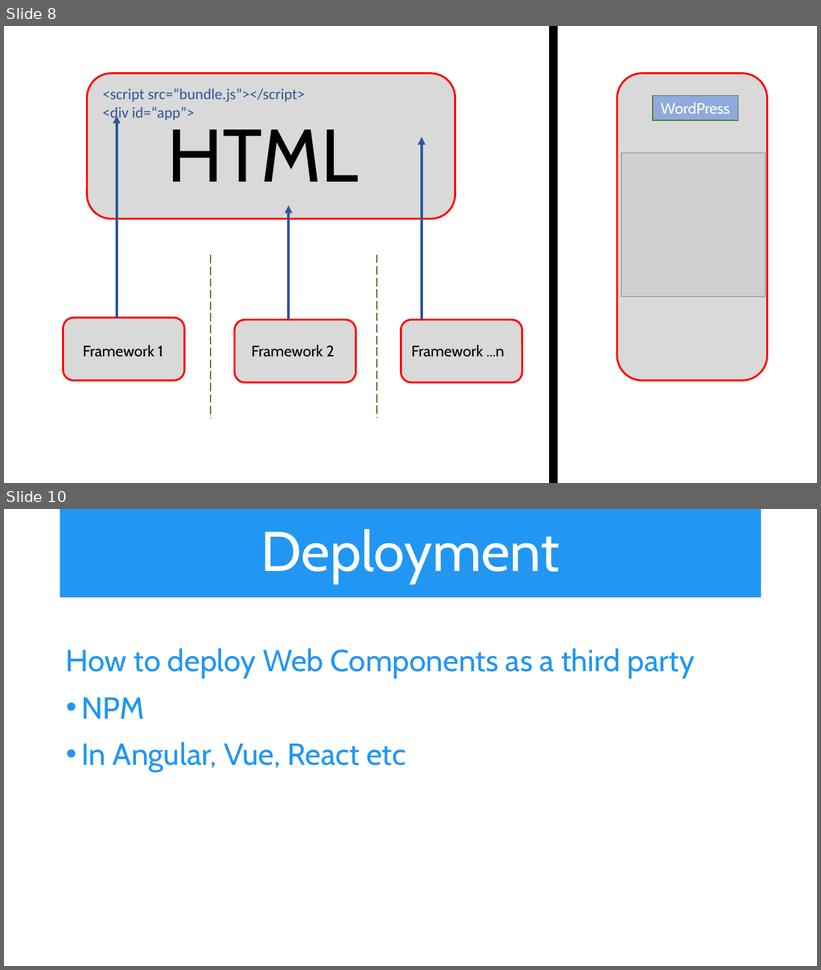
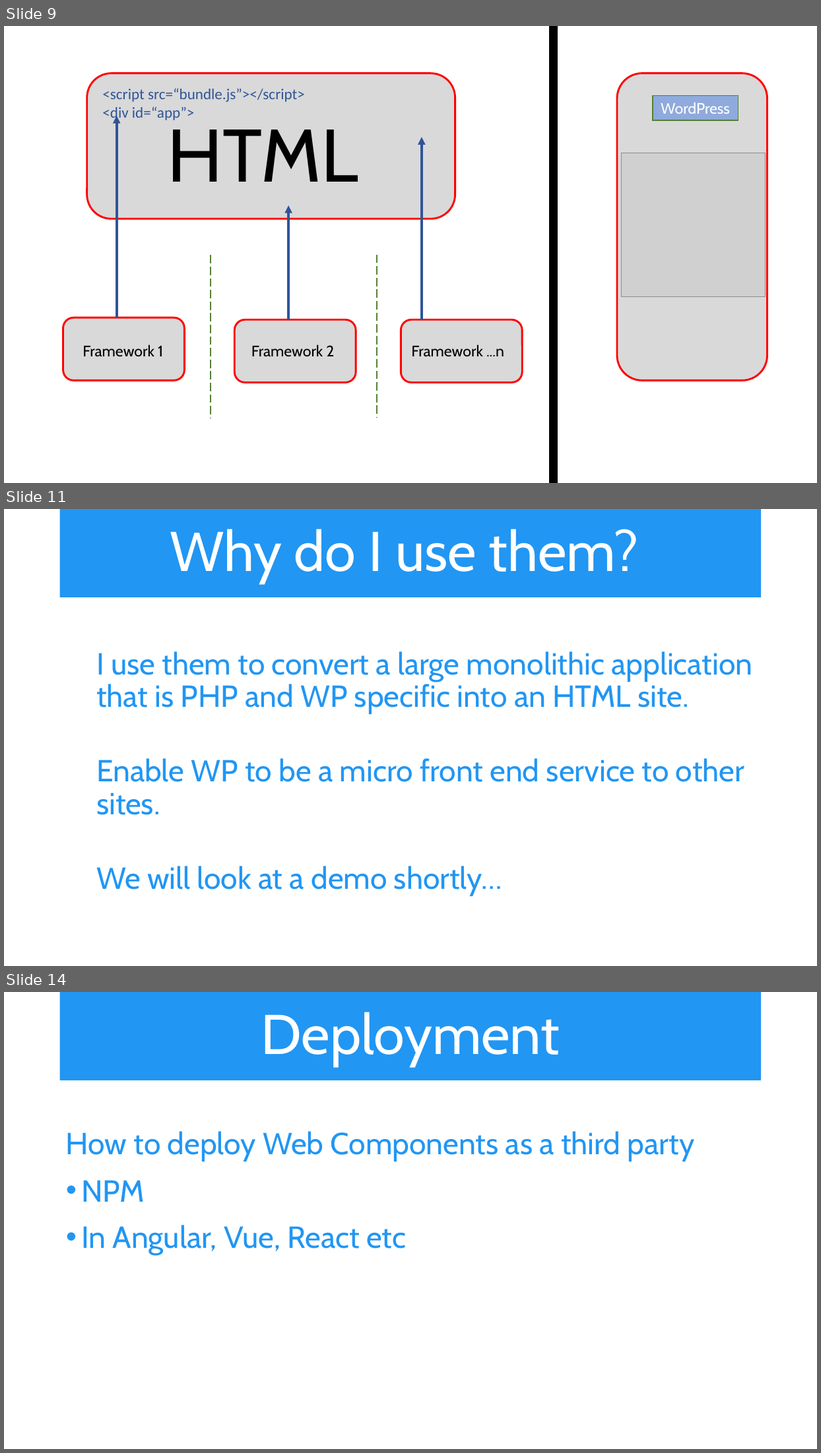
Before and after one commit to iwswordpress/WebComponents, a slide deck: Web-Components.pptx. Shown one above the other, each under a label of ours: slides 8 and 10 before the commit, slides 9, 11 and 14 after it; the slides between them are not shown. The pictures are 821x970 and 821x1453 pixels, drawn with LibreOffice and Linux fonts; fonts in the diff are those of the drawing; grey boxes stand for pictures. Boxes give left, top, right and bottom in pixels: in the first picture for what was removed or moved away, otherwise in the second. Text is boxed around its words. In the diff, an @@ line names an element or a change of style, - is before the commit and + after.

```diff
--- a/Web-Components.pptx
+++ b/Web-Components.pptx
@@ slide 11 added at (x1=4, y1=509, x2=817, y2=966), background #FFFFFF @@
@@ title added at (x1=60, y1=509, x2=762, y2=597), fill #2196F3, 66 pt, text #FFFFFF @@
+Why do I use them?
@@ text added at (x1=96, y1=652, x2=753, y2=896), 36 pt, text #2196F3 @@
+  I use them to convert a large monolithic application that is PHP and WP specific into an HTML site.
+  Enable WP to be a micro front end service to other sites.
+  We will look at a demo shortly…
@@ what was slide 8 is now slide 9 @@
@@ what was slide 10 is now slide 14 @@
```
Also in this commit, not shown: 4 slides changed, 4 other slides added, 1 slide removed, 8 other files.
